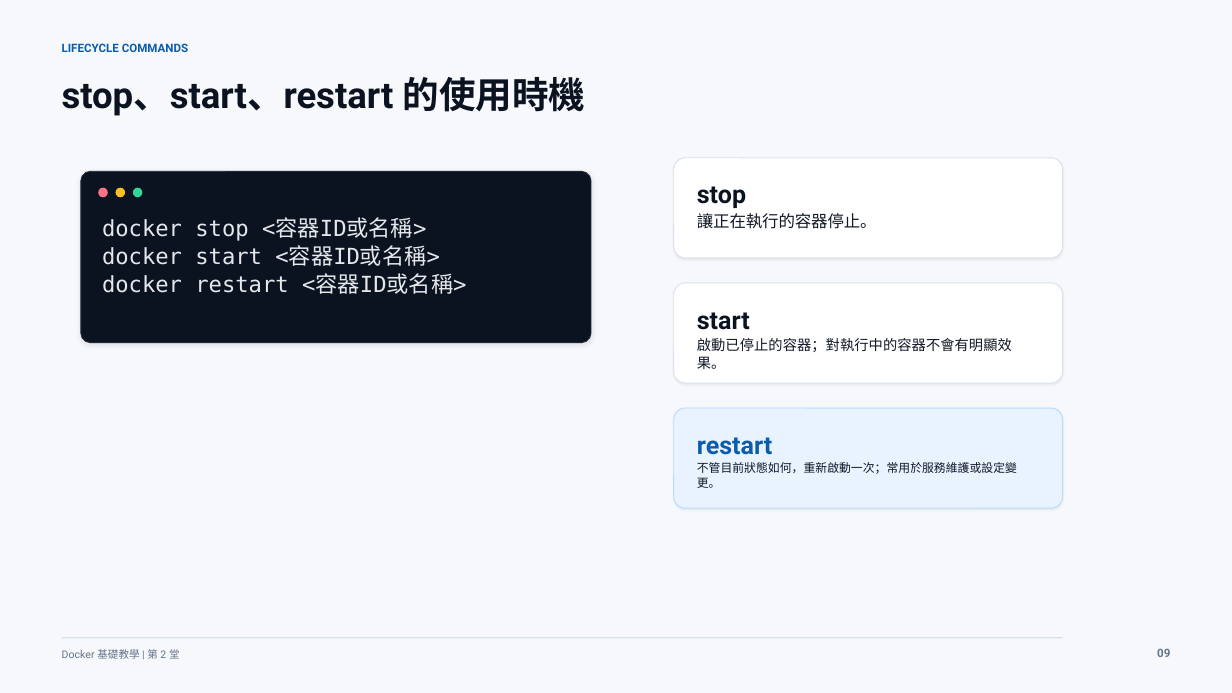
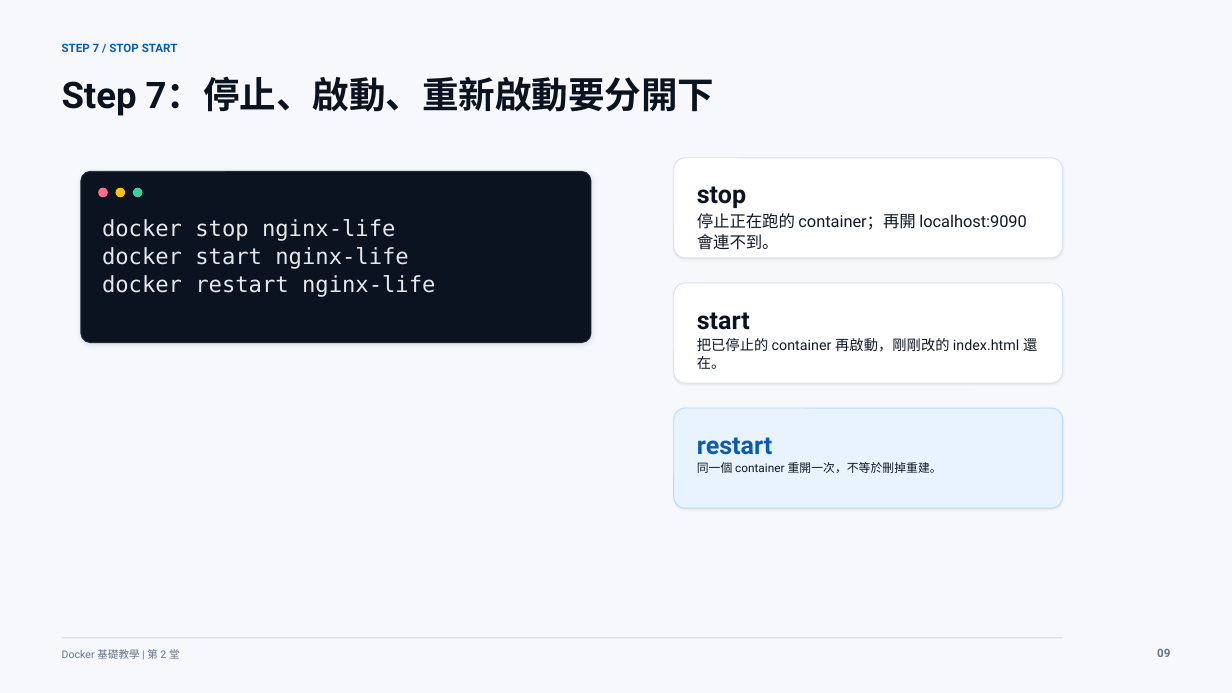
Before and after one commit to lalalalaluk/docker-practice, a slide deck: slide 9 of slides/docker-session2-flask-volume.pptx. Drawn at 1232x693 pixels with LibreOffice and Linux fonts; fonts in the diff are those of the drawing. Boxes give left, top, right and bottom in pixels: in the first picture for what was removed or moved away, otherwise in the second. Text is boxed around its words. In the diff, an @@ line names an element or a change of style, - is before the commit and + after.

```diff
--- a/slides/docker-session2-flask-volume.pptx
+++ b/slides/docker-session2-flask-volume.pptx
@@ text at [62, 43, 178, 52]: text changed @@
-LIFECYCLE COMMANDS
+STEP 7 / STOP START
@@ text at [62, 77, 714, 116]: text changed @@
-stop、start、restart 的使用時機
+Step 7：停止、啟動、重新啟動要分開下
@@ text at [102, 219, 435, 297]: text changed @@
-docker stop <容器ID或名稱>
-docker start <容器ID或名稱>
-docker restart <容器ID或名稱>
+docker stop nginx-life
+docker start nginx-life
+docker restart nginx-life
@@ text at [697, 213, 1027, 250]: text changed @@
-讓正在執行的容器停止。
+停止正在跑的 container；再開 localhost:9090 會連不到。
@@ text at [697, 338, 1037, 369]: text changed @@
-啟動已停止的容器；對執行中的容器不會有明顯效果。
+把已停止的 container 再啟動，剛剛改的 index.html 還在。
@@ text at [697, 462, 942, 473]: text changed @@
-不管目前狀態如何，重新啟動一次；常用於服務維護或設定變更。
+同一個 container 重開一次，不等於刪掉重建。
```
Also in this commit, not shown: 38 other slides changed, 3 slides added, 3 slides removed, 4 other files.
